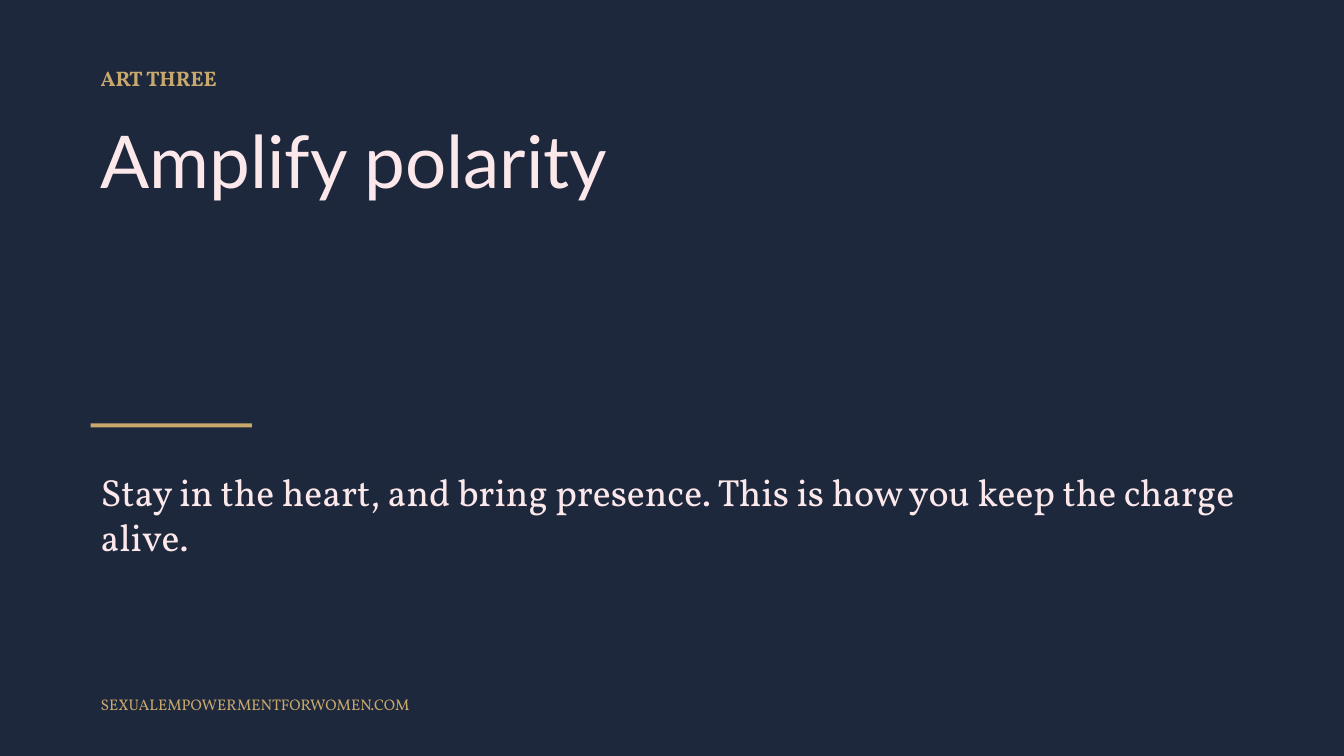
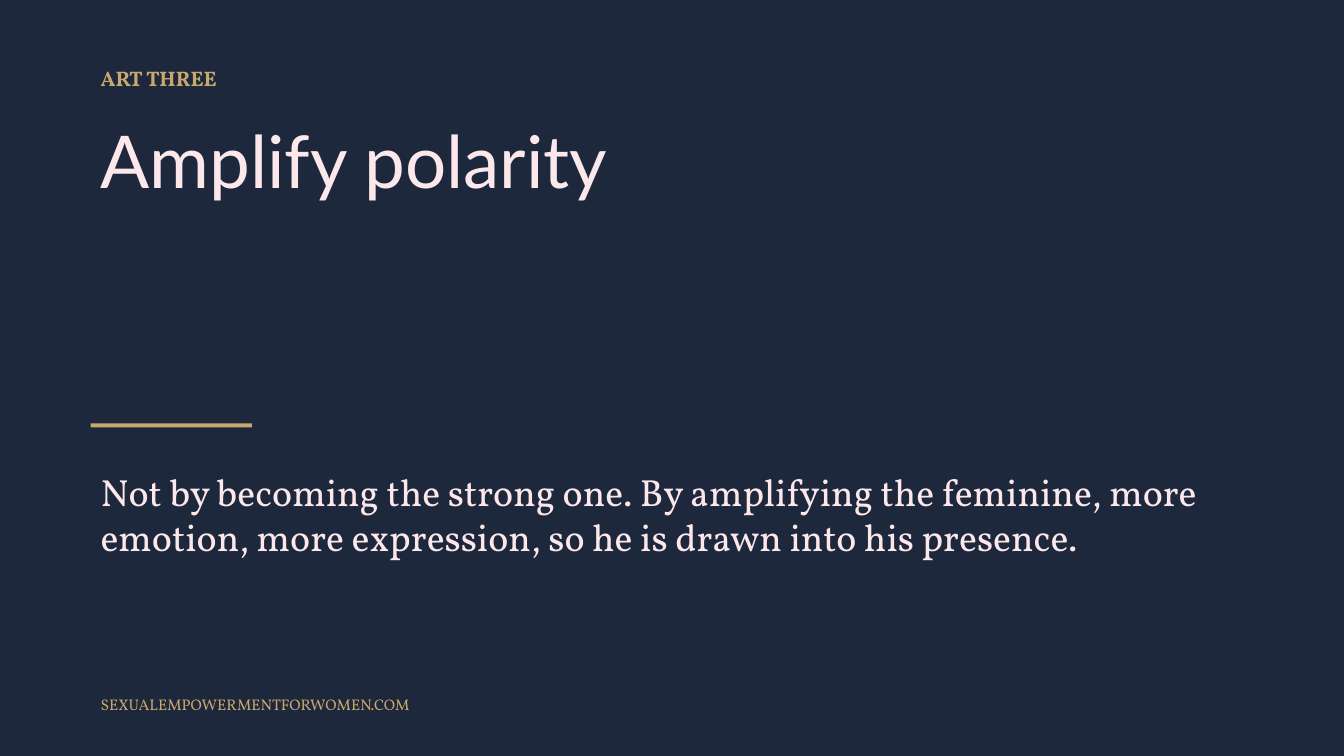
Before and after one commit to tarisha-starr/GitHub-folder, a slide deck: slide 19 of content/sessions/slides/Polarity-and-Attraction.pptx. Drawn at 1344x756 pixels with LibreOffice and Linux fonts; fonts in the diff are those of the drawing. Boxes give left, top, right and bottom in pixels: in the first picture for what was removed or moved away, otherwise in the second. Text is boxed around its words. In the diff, an @@ line names an element or a change of style, - is before the commit and + after.

```diff
--- a/content/sessions/slides/Polarity-and-Attraction.pptx
+++ b/content/sessions/slides/Polarity-and-Attraction.pptx
@@ text at <box>101,479,1196,561</box>: text changed @@
-Stay in the heart, and bring presence. This is how you keep the charge alive.
+Not by becoming the strong one. By amplifying the feminine, more emotion, more expression, so he is drawn into his presence.
```
Also in this commit, not shown: 5 other slides changed, 2 slides added, 1 slide removed, 1 other file.
